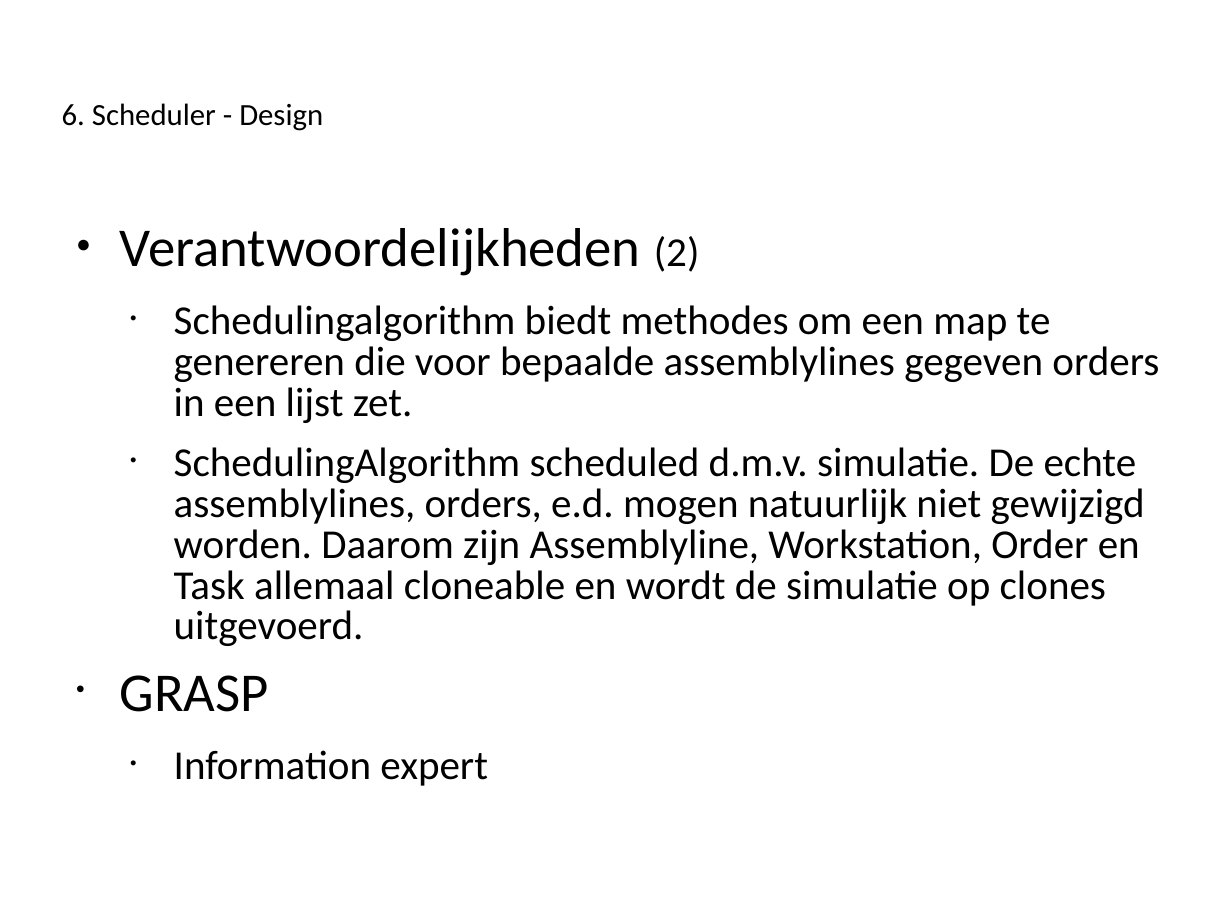
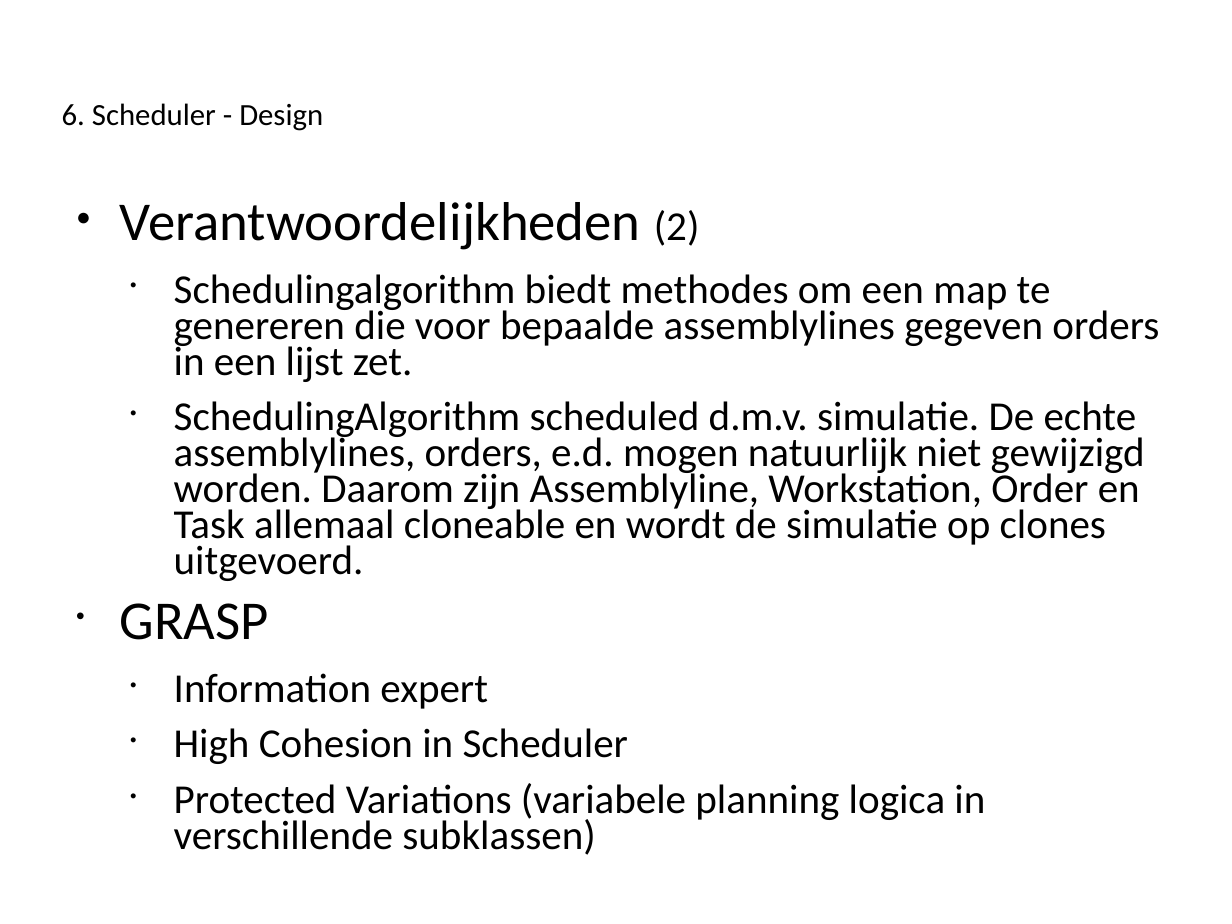
Before and after one commit to Novarg1/SWOP21, a slide deck: slide 16 of presentatie/Presentatie_Iteratie3_aanpassingenWonne21h59.ppt. Drawn at 1232x924 pixels with LibreOffice and Linux fonts; fonts in the diff are those of the drawing. Boxes give left, top, right and bottom in pixels: in the first picture for what was removed or moved away, otherwise in the second. Text is boxed around its words. In the diff, an @@ line names an element or a change of style, - is before the commit and + after.

Commit message:
nieuwe toevoegingen bij design uitleg

```diff
--- a/presentatie/Presentatie_Iteratie3_aanpassingenWonne21h59.ppt
+++ b/presentatie/Presentatie_Iteratie3_aanpassingenWonne21h59.ppt
@@ text "Verantwoordelijkheden (2)": place and size @@
-text "Verantwoordelijkheden (2)" at box(120, 228, 1159, 786)
+text "Verantwoordelijkheden (2)" at box(120, 202, 1159, 855)
@@ text at box(120, 202, 1159, 709): line spacing 0.83 to 0.73 @@
@@ text at box(174, 728, 985, 855): paragraphs added @@
+  • High Cohesion in Scheduler
+  • Protected Variations (variabele planning logica in verschillende subklassen)
```
Also in this commit, not shown: 5 other slides changed, 1 slide added.
